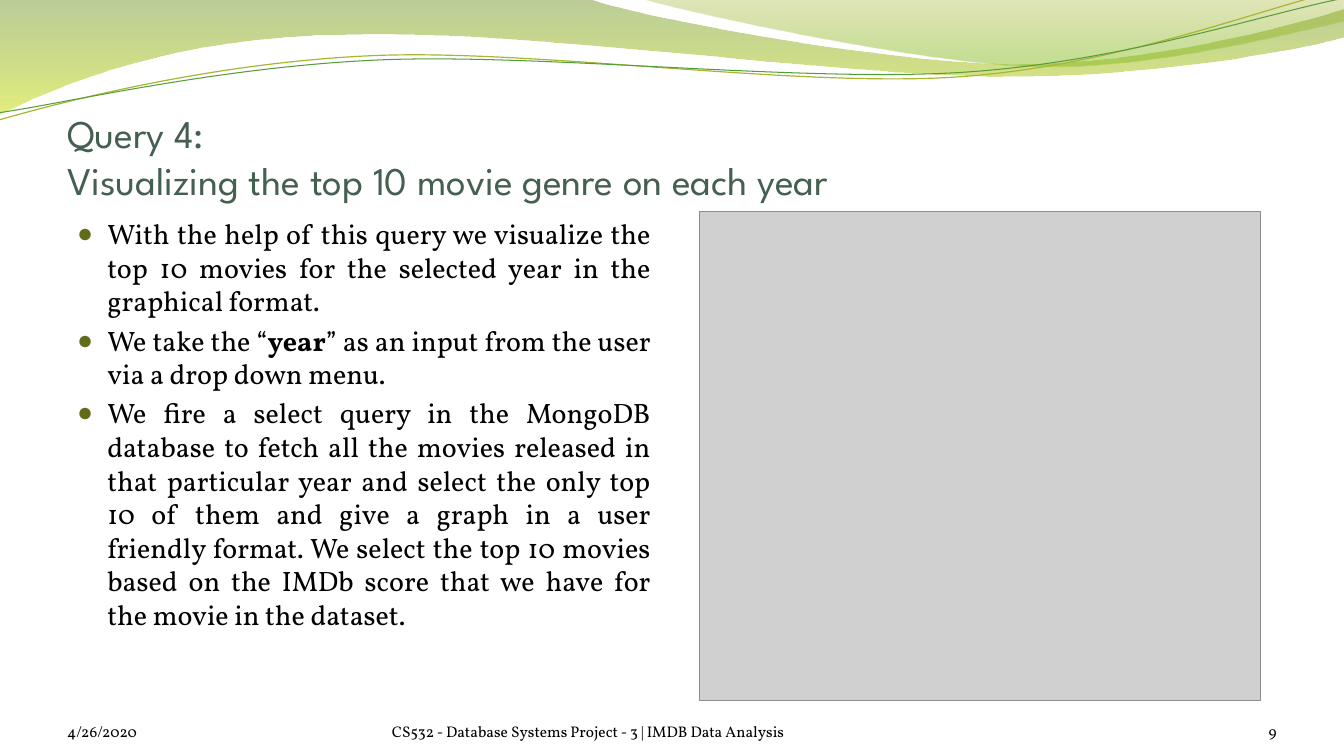
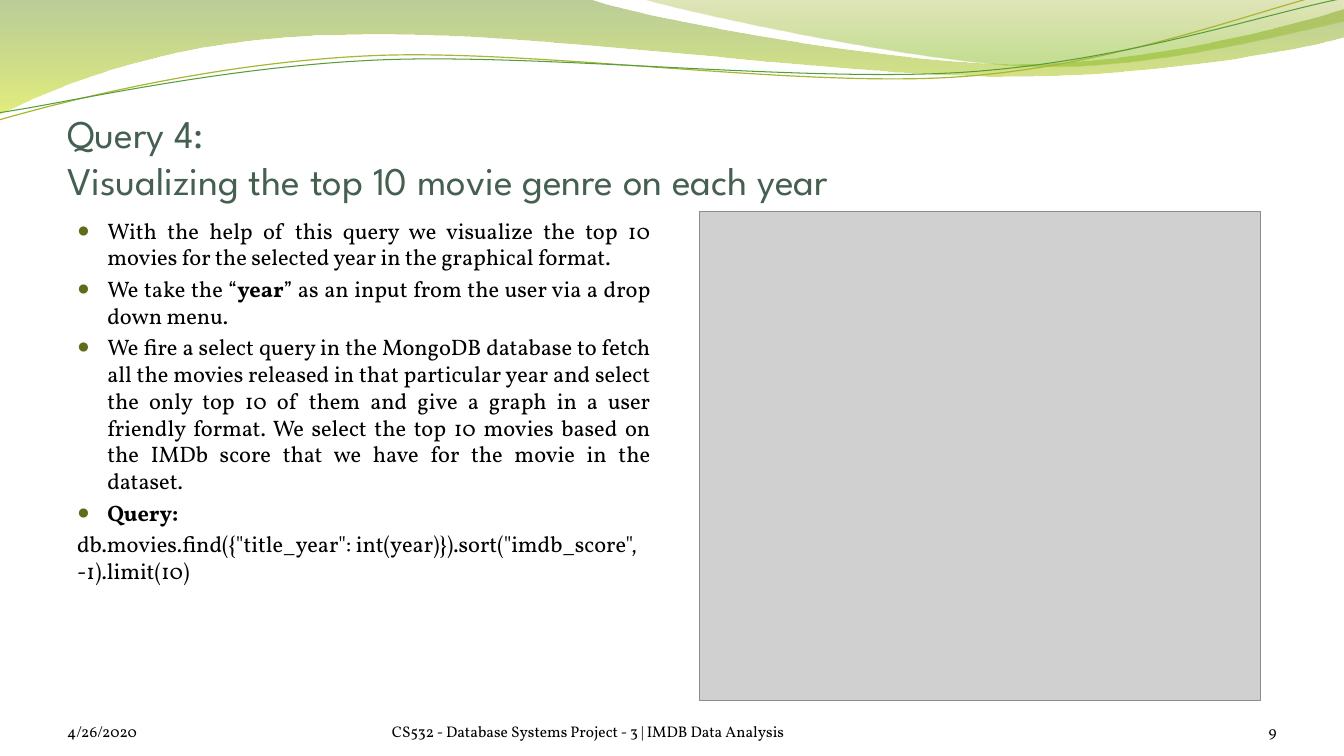
Before and after one commit to satrio-yudhoatmojo/CS532-Database-Systems-Spring-2020, a slide deck: slide 9 of Project-03/docs/saraf-yudhoatmojo_Presentation.pptx. Drawn at 1344x756 pixels with LibreOffice and Linux fonts; fonts in the diff are those of the drawing; grey boxes stand for pictures; background and template pictures are left out. Boxes give left, top, right and bottom in pixels: in the first picture for what was removed or moved away, otherwise in the second. Text is boxed around its words. In the diff, an @@ line names an element or a change of style, - is before the commit and + after.

```diff
--- a/Project-03/docs/saraf-yudhoatmojo_Presentation.pptx
+++ b/Project-03/docs/saraf-yudhoatmojo_Presentation.pptx
@@ text at <box>107,223,651,490</box>: size 20 to 16 pt in "With the help of this query we ...", "We take the “year” as an input ...", "We fire a select query in the ..." @@
@@ text at <box>77,505,637,585</box>: paragraphs added @@
+● Query:
+db.movies.find({"title_year": int(year)}).sort("imdb_score", -1).limit(10)
```
Also in this commit, not shown: 8 other slides changed.
